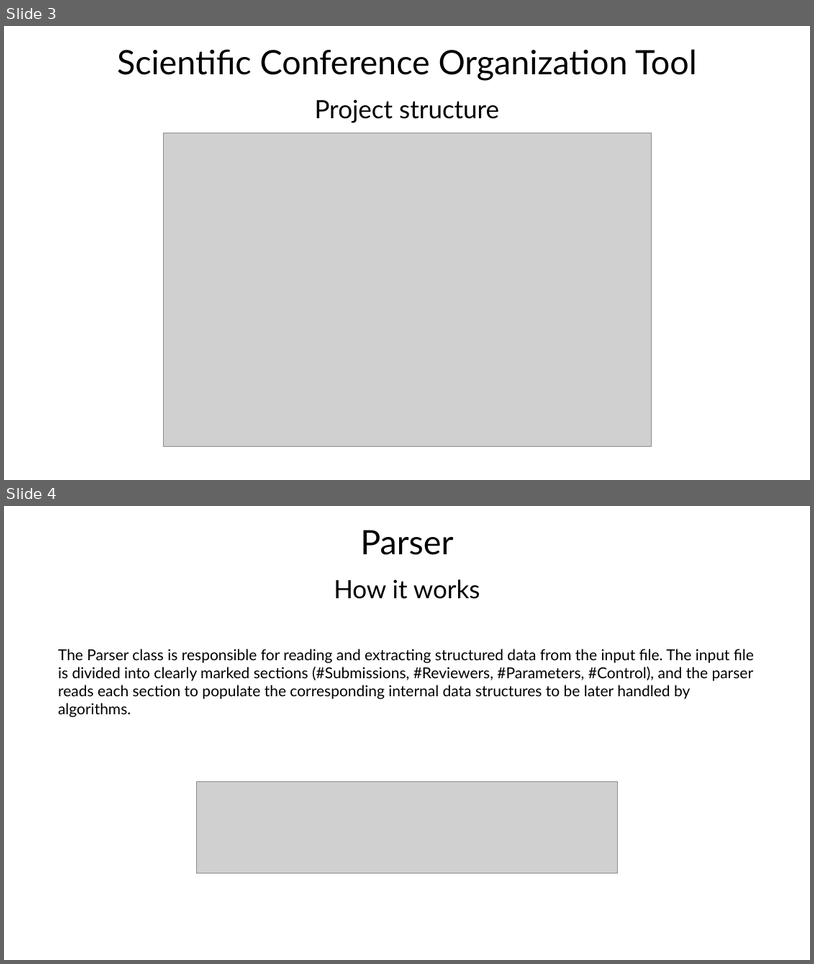
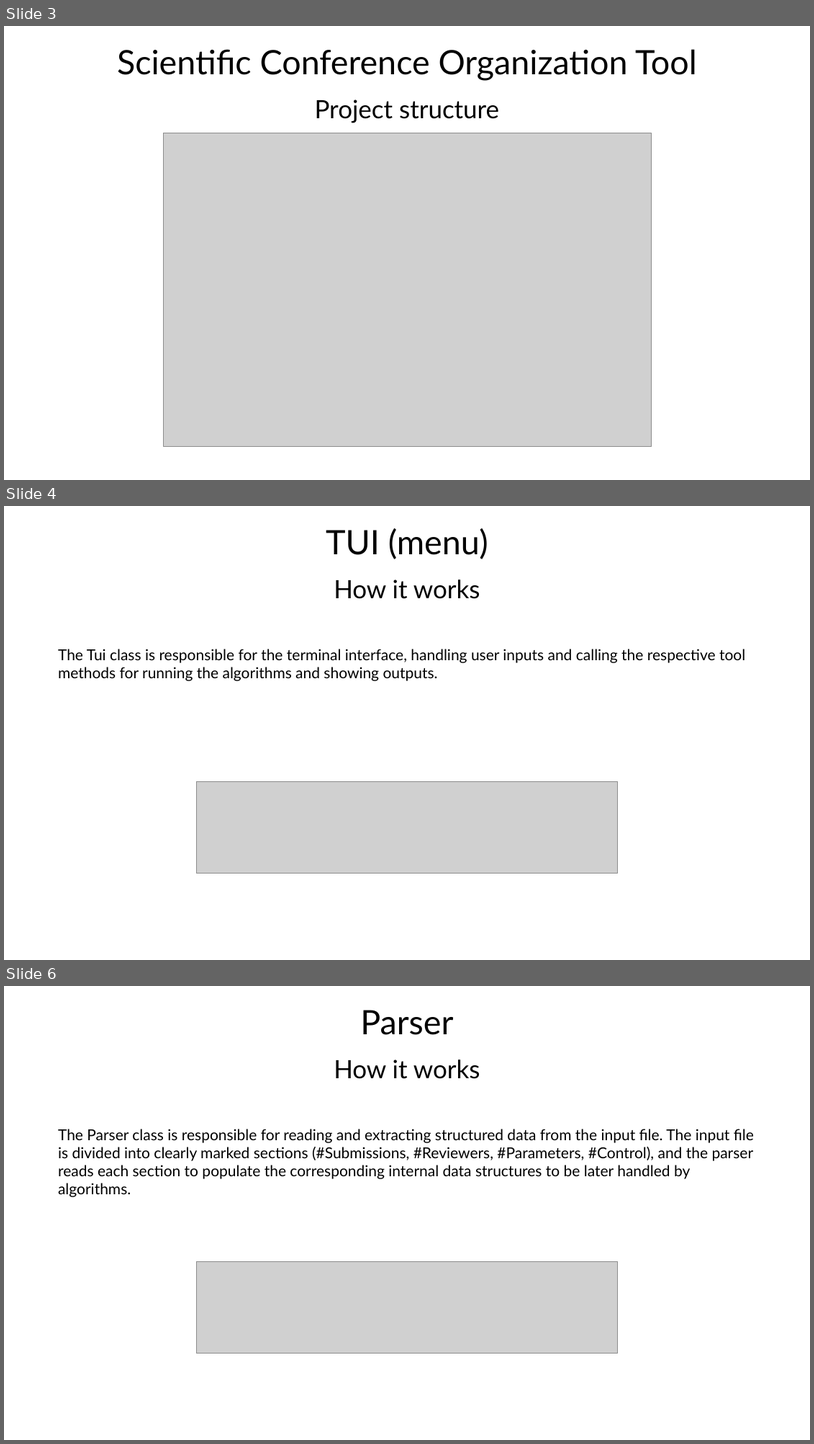
Before and after one commit to Tiago-Su/DA-s-project-1, a slide deck: Presentation.pptx. Shown one above the other, each under a label of ours: slides 3 and 4 before the commit, slides 3, 4 and 6 after it; the slides between them are not shown. The pictures are 814x964 and 814x1444 pixels, drawn with LibreOffice and Linux fonts; fonts in the diff are those of the drawing; grey boxes stand for pictures. Boxes give left, top, right and bottom in pixels: in the first picture for what was removed or moved away, otherwise in the second. Text is boxed around its words. In the diff, an @@ line names an element or a change of style, - is before the commit and + after.

Commit message:
tui in presentation

```diff
--- a/Presentation.pptx
+++ b/Presentation.pptx
@@ slide 4 added at bbox=[4, 506, 810, 960], background #FFFFFF @@
@@ title added at bbox=[326, 528, 489, 559], 40 pt, text #000000 @@
+TUI (menu)
@@ subtitle added at bbox=[334, 579, 481, 599], 30 pt, text #000000 @@
+How it works
@@ text added at bbox=[58, 649, 746, 681], 18 pt, text #000000 @@
+The Tui class is responsible for the terminal interface, handling user inputs and calling the respective tool methods for running the algorithms and showing outputs.
@@ picture added at bbox=[196, 781, 618, 873] @@
@@ what was slide 4 is now slide 6 @@
```
Also in this commit, not shown: 1 other slide added.
